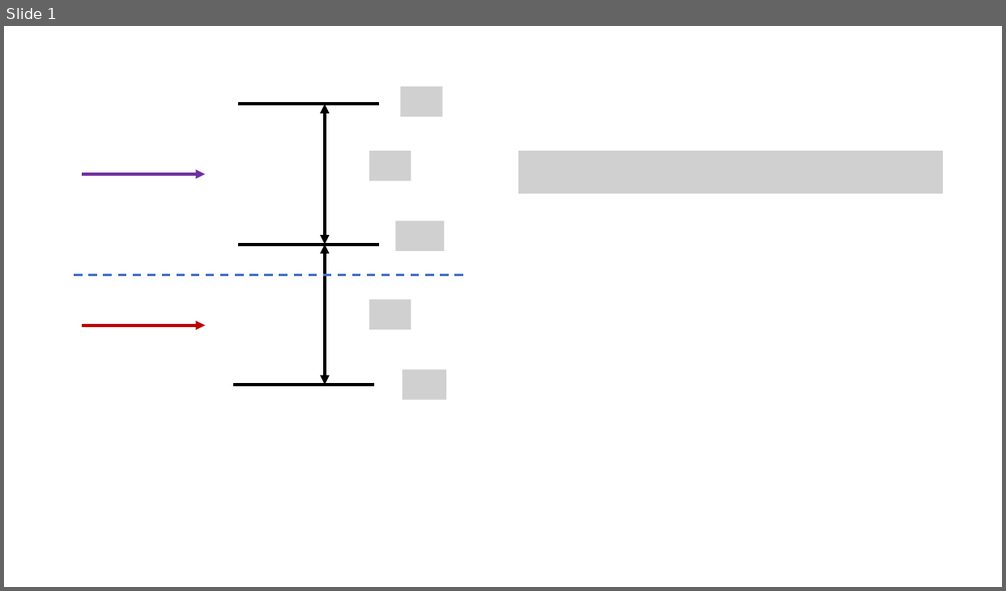
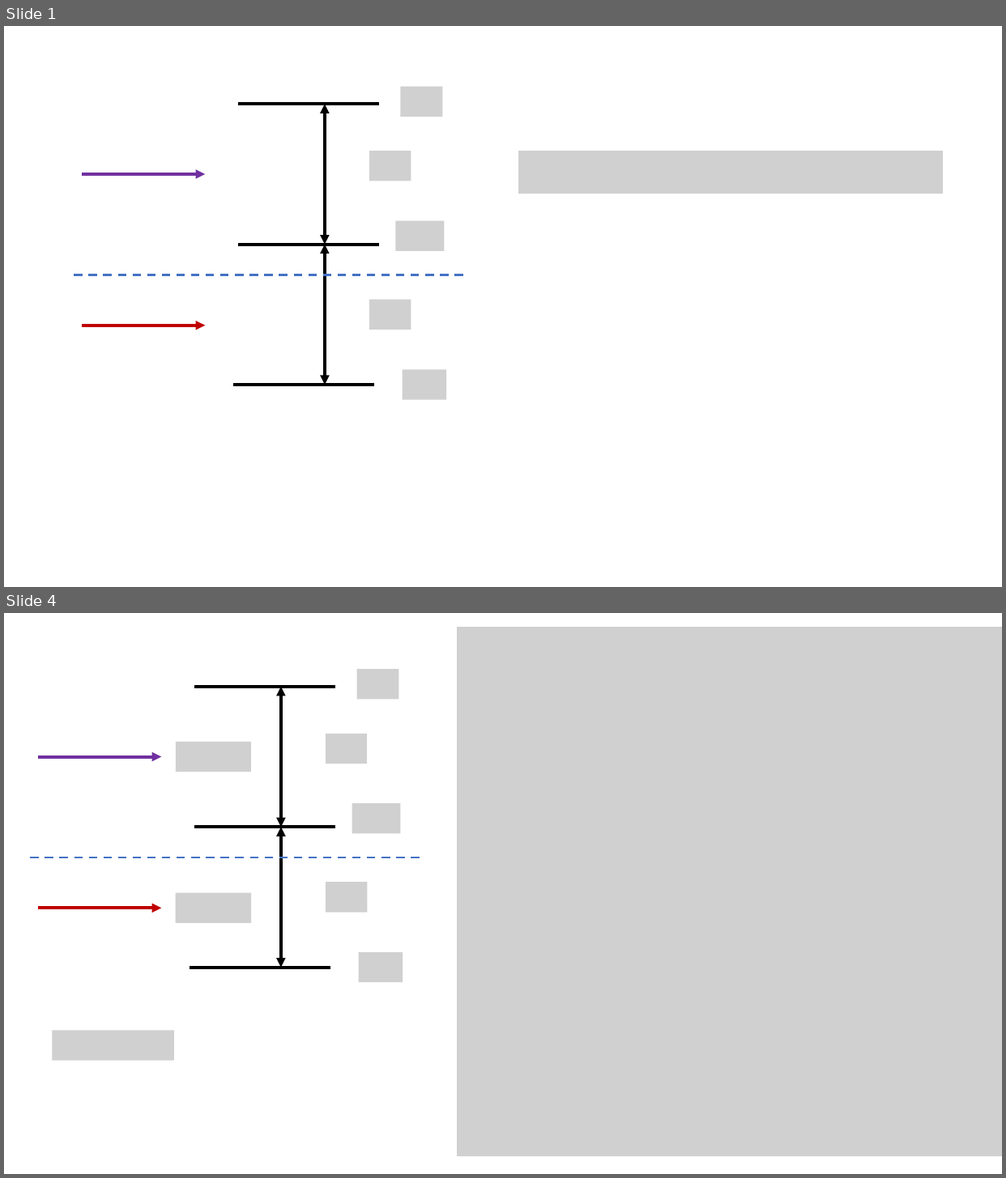
Before and after one commit to youjieyu888/circular-waveguide, a slide deck: absorption/enhancement.pptx. Shown one above the other, each under a label of ours: slide 1 before the commit, slides 1 and 4 after it; the slides between them are not shown. The pictures are 1006x591 and 1006x1178 pixels, drawn with LibreOffice and Linux fonts; fonts in the diff are those of the drawing; grey boxes stand for pictures. Boxes give left, top, right and bottom in pixels: in the first picture for what was removed or moved away, otherwise in the second. Text is boxed around its words. In the diff, an @@ line names an element or a change of style, - is before the commit and + after.

```diff
--- a/absorption/enhancement.pptx
+++ b/absorption/enhancement.pptx
@@ slide 4 added at (4,613,1002,1174), background #FFFFFF @@
@@ picture added at (457,628,1002,1157) @@
@@ picture added at (356,669,398,699) @@
@@ line added from (195, 687) to (335, 687), #000000 3 pt @@
@@ double arrow added from (281, 687) to (281, 827), #000000 3 pt @@
@@ picture added at (325,734,366,764) @@
@@ arrow added from (39, 756) to (161, 756), #7030A0 3 pt @@
@@ picture added at (176,742,251,772) @@
@@ picture added at (352,804,401,834) @@
@@ line added from (195, 827) to (335, 827), #000000 3 pt @@
@@ double arrow added from (281, 827) to (281, 968), #000000 3 pt @@
@@ line added from (30, 858) to (420, 858), #4472C4 2 pt dashed @@
@@ picture added at (176,893,251,923) @@
@@ picture added at (325,883,367,913) @@
@@ arrow added from (39, 908) to (161, 908), #C00000 3 pt @@
@@ picture added at (359,952,403,982) @@
@@ line added from (189, 968) to (330, 968), #000000 3 pt @@
@@ picture added at (52,1031,174,1061) @@
```
Also in this commit, not shown: 2 slides changed, 1 slide removed, 3 other files.
